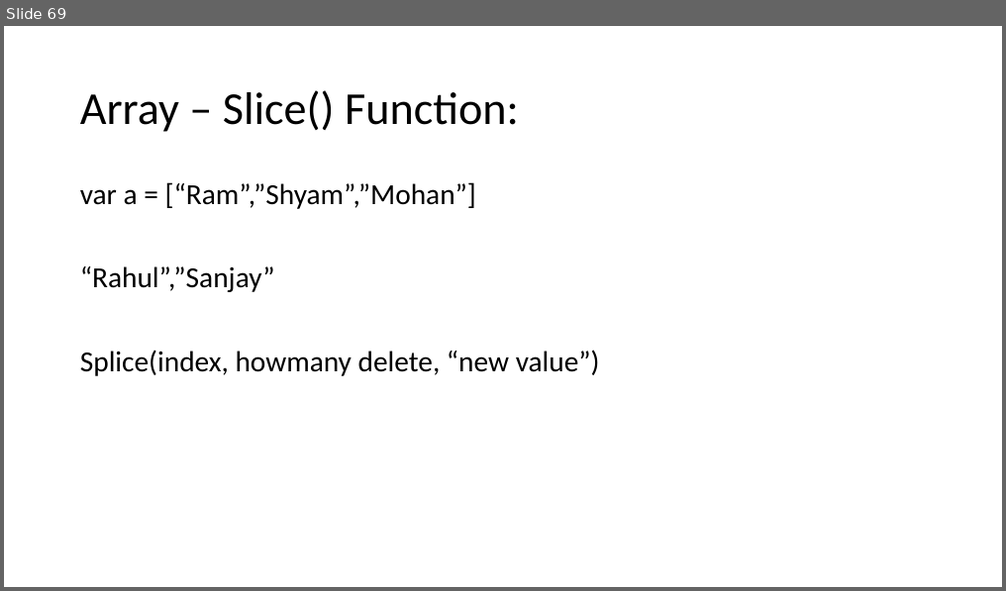
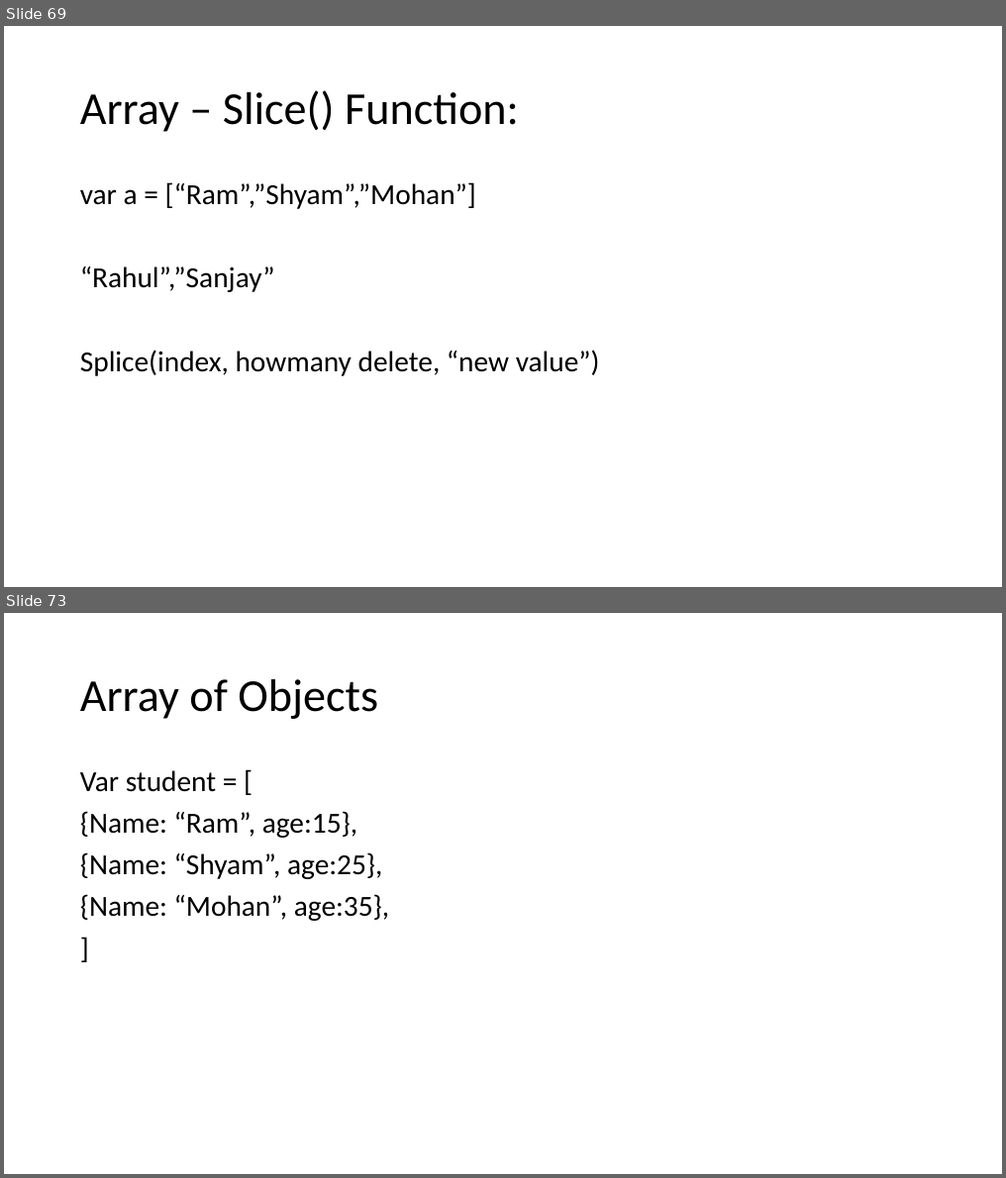
Before and after one commit to PiyushChaturvedii/Batch04, a slide deck: JavaScript.pptx. Shown one above the other, each under a label of ours: slide 69 before the commit, slides 69 and 73 after it; the slides between them are not shown. The pictures are 1006x591 and 1006x1178 pixels, drawn with LibreOffice and Linux fonts; fonts in the diff are those of the drawing. Boxes give left, top, right and bottom in pixels: in the first picture for what was removed or moved away, otherwise in the second. Text is boxed around its words. In the diff, an @@ line names an element or a change of style, - is before the commit and + after.

```diff
--- a/JavaScript.pptx
+++ b/JavaScript.pptx
@@ slide 73 added at (4, 613, 1002, 1174), background #FFFFFF @@
@@ title added at (80, 679, 378, 719), 44 pt, text #000000 @@
+Array of Objects
@@ text added at (80, 770, 389, 921), 28 pt, text #000000 @@
+Var student = [
+{Name: “Ram”, age:15},
+{Name: “Shyam”, age:25},
+{Name: “Mohan”, age:35},
+]
```
Also in this commit, not shown: 1 slide changed, 5 other slides added, 11 other files.
